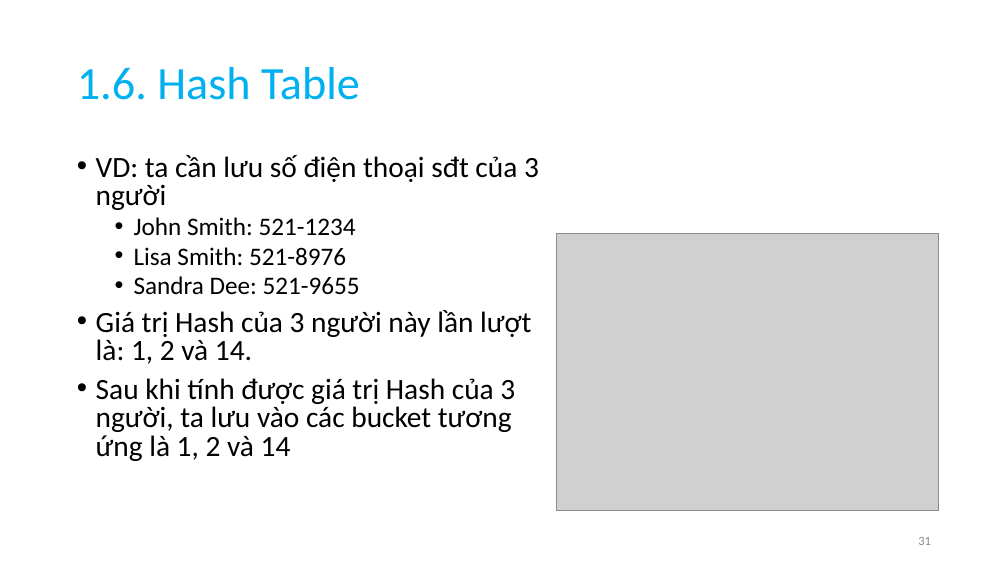
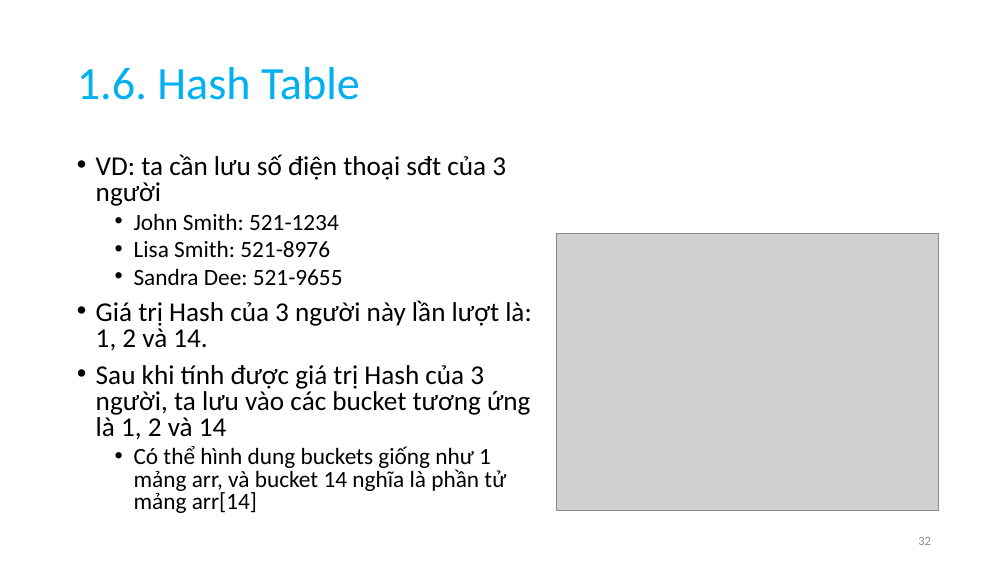
Before and after one commit to anhtuta/Notes, a slide deck: slide 32 of DSA.pptx (slide 31 before the commit). Drawn at 1008x567 pixels with LibreOffice and Linux fonts; fonts in the diff are those of the drawing; grey boxes stand for pictures. Boxes give left, top, right and bottom in pixels: in the first picture for what was removed or moved away, otherwise in the second. Text is boxed around its words. In the diff, an @@ line names an element or a change of style, - is before the commit and + after.

```diff
--- a/DSA.pptx
+++ b/DSA.pptx
@@ text at (96, 154, 532, 440): size 28 to 25.9 pt in "VD: ta cần lưu số điện thoại ...", "Giá trị Hash của 3 người này ...", "Sau khi tính được giá trị Hash ..."; size 24 to 22.2 pt in "John Smith: 521-1234", "Lisa Smith: 521-8976", "Sandra Dee: 521-9655" @@
@@ text at (134, 446, 506, 513): paragraph added @@
+  • Có thể hình dung buckets giống như 1 mảng arr, và bucket 14 nghĩa là phần tử mảng arr[14]
```
Also in this commit, not shown: 20 other slides changed, 77 slides added, 2 slides removed.
